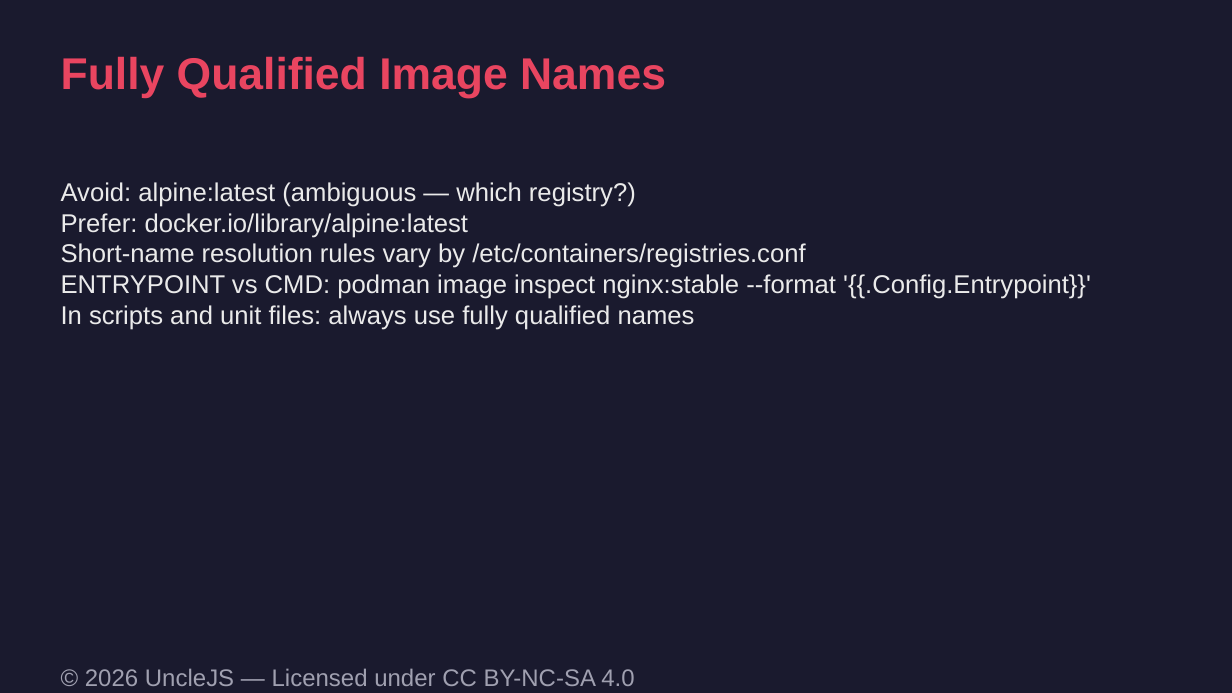
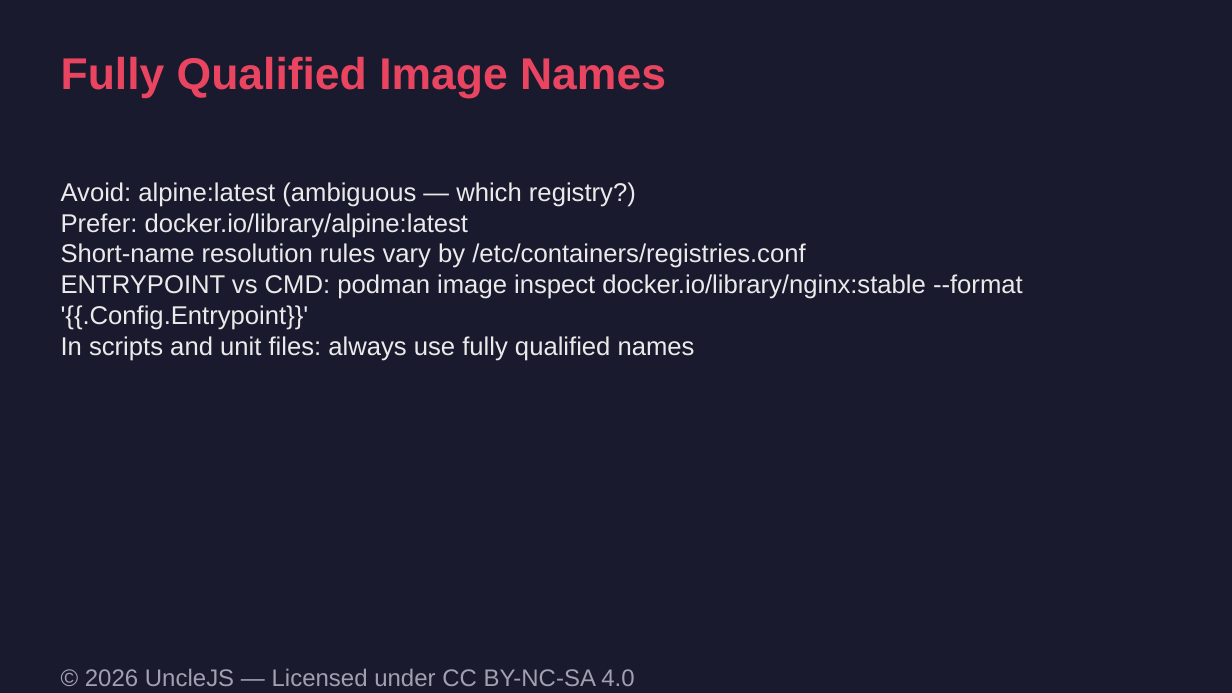
Before and after one commit to UncleJS/course_podman, a slide deck: slide 18 of slides/podman-course.odp. Drawn at 1232x693 pixels with LibreOffice and Linux fonts; fonts in the diff are those of the drawing. Boxes give left, top, right and bottom in pixels: in the first picture for what was removed or moved away, otherwise in the second. Text is boxed around its words. In the diff, an @@ line names an element or a change of style, - is before the commit and + after.

Commit message:
Use tools the course images contain, and fully qualified names where learners type them.

```diff
--- a/slides/podman-course.odp
+++ b/slides/podman-course.odp
@@ text at box(61, 274, 1023, 330): text changed @@
-ENTRYPOINT vs CMD: podman image inspect nginx:stable --format '{{.Config.Entrypoint}}'
+ENTRYPOINT vs CMD: podman image inspect docker.io/library/nginx:stable --format '{{.Config.Entrypoint}}'
```
Also in this commit, not shown: 3 other slides changed, 28 other files.
